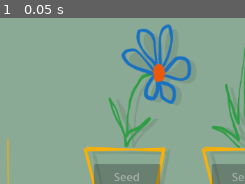
Above: before the commit, frame 1.
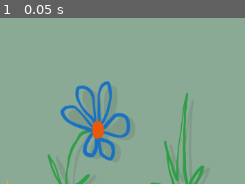
Above: after the commit, the same moment.

Repository: TorusHelm/imiidle
Game: Godot game, scene res://sceens/CompositionPreview.tscn
The game is run twice, just before and just after one commit, with the same random seed, the same clock (stepped at 60 frames per second) and the same inputs. This scene is started directly instead of the project's main scene.
Inputs:
- Up to frame 1 (0.05 s): no input

The runs differ from the first frame. In frame 1, 21% of the frame differs, in the area x 2-100%, y 3-100%.

Commit message:
Rename shared slot layout resource

Diff:
--- /dev/null
+++ b/Game/data/default_slot_layout.tres
@@ -0,0 +1,7 @@
+[gd_resource type="Resource" script_class="SlotLayout" format=3 uid="uid://dhlxyggm3121l"]
+
+[ext_resource type="Script" uid="uid://cy306lgykrnq2" path="res://scripts/slot_layout.gd" id="1_layout"]
+
+[resource]
+script = ExtResource("1_layout")
+slot_area_size = Vector2(170, 280)
--- a/Game/data/default_slot_layout_metrics.tres
+++ /dev/null
@@ -1,8 +0,0 @@
-[gd_resource type="Resource" script_class="SlotLayoutMetrics" format=3]
-
-[ext_resource type="Script" path="res://scripts/slot_layout_metrics.gd" id="1_metrics"]
-
-[resource]
-script = ExtResource("1_metrics")
-slot_area_size = Vector2(170, 281)
-slot_anchor_offset = Vector2(85, 202)
--- a/Pots/DefaultPot/data/pot_default.tres
+++ b/Pots/DefaultPot/data/pot_default.tres
@@ -1,14 +1,14 @@
 [gd_resource type="Resource" script_class="PotDefinition" format=3 uid="uid://cygoi83vimm71"]
 
 [ext_resource type="Script" uid="uid://d3a0qsl3v5l53" path="res://scripts/pot_definition.gd" id="1_pot"]
-[ext_resource type="Resource" path="res://Game/data/default_slot_layout_metrics.tres" id="2_metrics"]
+[ext_resource type="Resource" path="res://Game/data/default_slot_layout.tres" id="2_layout"]
 
 [resource]
 script = ExtResource("1_pot")
 id = "default_pot"
 display_name = "Clay Pot"
 texture_path = "res://Pots/DefaultPot/assets/pot-default.png"
-slot_layout_metrics = ExtResource("2_metrics")
+slot_layout = ExtResource("2_layout")
 pot_texture_position = Vector2(50, 198)
 plant_view_position = Vector2(0, 0)
 plant_attach_point = Vector2(110, 205)
--- a/Pots/OrangePot/data/pot_orange.tres
+++ b/Pots/OrangePot/data/pot_orange.tres
@@ -1,14 +1,14 @@
 [gd_resource type="Resource" script_class="PotDefinition" format=3 uid="uid://vfj2f3piwebi"]
 
 [ext_resource type="Script" uid="uid://d3a0qsl3v5l53" path="res://scripts/pot_definition.gd" id="1_pot"]
-[ext_resource type="Resource" path="res://Game/data/default_slot_layout_metrics.tres" id="2_metrics"]
+[ext_resource type="Resource" path="res://Game/data/default_slot_layout.tres" id="2_layout"]
 
 [resource]
 script = ExtResource("1_pot")
 id = "orange_pot"
 display_name = "Orange Pot"
 texture_path = "res://Pots/OrangePot/assets/pot-orange.png"
-slot_layout_metrics = ExtResource("2_metrics")
+slot_layout = ExtResource("2_layout")
 view_size = Vector2(220, 332)
 pot_texture_position = Vector2(42, 192)
 pot_texture_size = Vector2(136, 126)
--- a/Pots/PurplePot/data/pot_purple.tres
+++ b/Pots/PurplePot/data/pot_purple.tres
@@ -1,14 +1,14 @@
 [gd_resource type="Resource" script_class="PotDefinition" format=3 uid="uid://0m8tp443pwtk"]
 
 [ext_resource type="Script" uid="uid://d3a0qsl3v5l53" path="res://scripts/pot_definition.gd" id="1_pot"]
-[ext_resource type="Resource" path="res://Game/data/default_slot_layout_metrics.tres" id="2_metrics"]
+[ext_resource type="Resource" path="res://Game/data/default_slot_layout.tres" id="2_layout"]
 
 [resource]
 script = ExtResource("1_pot")
 id = "purple_pot"
 display_name = "Purple Pot"
 texture_path = "res://Pots/PurplePot/assets/pot-purp.png"
-slot_layout_metrics = ExtResource("2_metrics")
+slot_layout = ExtResource("2_layout")
 view_size = Vector2(232, 312)
 pot_texture_position = Vector2(46, 193)
 pot_texture_size = Vector2(140, 102)
--- a/Shelfs/ShelfA/data/shelf_a.tres
+++ b/Shelfs/ShelfA/data/shelf_a.tres
@@ -1,7 +1,7 @@
 [gd_resource type="Resource" script_class="ShelfDefinition" format=3 uid="uid://dw7p7gin6ryap"]
 
 [ext_resource type="Script" uid="uid://cucjjk2bjbhk4" path="res://scripts/shelf_definition.gd" id="1_shelf"]
-[ext_resource type="Resource" path="res://Game/data/default_slot_layout_metrics.tres" id="2_metrics"]
+[ext_resource type="Resource" uid="uid://dhlxyggm3121l" path="res://Game/data/default_slot_layout.tres" id="2_layout"]
 
 [resource]
 script = ExtResource("1_shelf")
@@ -12,7 +12,8 @@
 texture_position = Vector2(0, 196)
 texture_size = Vector2(524, 72)
 title_size = Vector2(524, 24)
-slot_layout_metrics = ExtResource("2_metrics")
+slot_layout = ExtResource("2_layout")
 use_slot_grid = true
 slot_grid_columns = 3
-slot_area_origin = Vector2(7, 0)
+slot_area_origin = Vector2(7, 2)
+slot_area_size = Vector2(170, 280)
--- a/Shelfs/ShelfB/data/shelf_b.tres
+++ b/Shelfs/ShelfB/data/shelf_b.tres
@@ -1,21 +1,22 @@
 [gd_resource type="Resource" script_class="ShelfDefinition" format=3 uid="uid://dhc57hueqoa7f"]
 
 [ext_resource type="Script" uid="uid://cucjjk2bjbhk4" path="res://scripts/shelf_definition.gd" id="1_shelf"]
-[ext_resource type="Resource" path="res://Game/data/default_slot_layout_metrics.tres" id="2_metrics"]
+[ext_resource type="Resource" uid="uid://dhlxyggm3121l" path="res://Game/data/default_slot_layout.tres" id="2_layout"]
 
 [resource]
 script = ExtResource("1_shelf")
 id = "shelf_b"
 display_name = "Shelf B"
 texture_path = "res://Shelfs/ShelfB/assets/shelf-two-floor.png"
-slot_layout_metrics = ExtResource("2_metrics")
-view_size = Vector2(771, 562)
+view_size = Vector2(524, 562)
 texture_position = Vector2(0, 0)
-texture_size = Vector2(572, 562)
-title_position = Vector2(0, 528)
-title_size = Vector2(771, 24)
+texture_size = Vector2(524, 650)
+title_position = Vector2(0, 648)
+title_size = Vector2(524, 24)
+slot_layout = ExtResource("2_layout")
 use_slot_grid = true
 slot_grid_columns = 3
 slot_grid_rows = 2
-slot_area_origin = Vector2(95, 0)
-slot_anchor_offset = Vector2(85, 217)
+slot_area_origin = Vector2(7, 82)
+slot_area_size = Vector2(170, 280)
+slot_area_gap = Vector2(0, 42)
--- a/scripts/pot_definition.gd
+++ b/scripts/pot_definition.gd
@@ -2,7 +2,7 @@
 class_name PotDefinition
 extends Resource
 
-const DEFAULT_SLOT_LAYOUT_METRICS: SlotLayoutMetrics = preload("res://Game/data/default_slot_layout_metrics.tres")
+const DEFAULT_SLOT_LAYOUT: SlotLayout = preload("res://Game/data/default_slot_layout.tres")
 
 @export_group("Identity")
 ## Stable internal id used by saves, inventory, and lookups.
@@ -47,10 +47,10 @@
 @export var pot_baseline := Vector2(110.0, 300.0)
 
 @export_group("Slot Fit")
-## Shared slot metrics used as the base unit for this pot.
-@export var slot_layout_metrics: SlotLayoutMetrics
-## Fixed slot work area this pot is designed to fit against. Uses shared metrics when assigned.
-@export var slot_footprint_size := Vector2(170.0, 281.0)
+## Shared slot layout used as the base unit for this pot.
+@export var slot_layout: SlotLayout
+## Fixed slot work area this pot is designed to fit against. Uses shared slot layout when assigned.
+@export var slot_footprint_size := Vector2(170.0, 280.0)
 ## Top-left slot offset relative to the pot baseline.
 @export var slot_footprint_offset := Vector2(-85.0, -202.0)
 
@@ -59,21 +59,21 @@
 	return Rect2(pot_baseline + get_slot_footprint_offset(), get_slot_footprint_size())
 
 
-func get_slot_layout_metrics() -> SlotLayoutMetrics:
-	return slot_layout_metrics if slot_layout_metrics != null else DEFAULT_SLOT_LAYOUT_METRICS
+func get_slot_layout() -> SlotLayout:
+	return slot_layout if slot_layout != null else DEFAULT_SLOT_LAYOUT
 
 
 func get_slot_footprint_size() -> Vector2:
-	if slot_layout_metrics != null:
-		return slot_layout_metrics.slot_area_size
-	if slot_footprint_size != Vector2(170.0, 281.0):
+	if slot_layout != null:
+		return slot_layout.slot_area_size
+	if slot_footprint_size != Vector2(170.0, 280.0):
 		return slot_footprint_size
-	return get_slot_layout_metrics().slot_area_size
+	return get_slot_layout().slot_area_size
 
 
 func get_slot_footprint_offset() -> Vector2:
-	if slot_layout_metrics != null:
-		return -get_slot_layout_metrics().slot_anchor_offset
+	if slot_layout != null:
+		return -get_slot_layout().slot_anchor_offset
 	if slot_footprint_offset != Vector2(-85.0, -202.0):
 		return slot_footprint_offset
-	return -get_slot_layout_metrics().slot_anchor_offset
+	return -get_slot_layout().slot_anchor_offset
--- a/scripts/pot_view.gd
+++ b/scripts/pot_view.gd
@@ -73,7 +73,7 @@
 		return _current_definition.get_slot_footprint_local_rect()
 
 	var marker: Marker2D = get_node("PotBaseline")
-	return Rect2(marker.position + Vector2(-85.0, -202.0), Vector2(170.0, 281.0))
+	return Rect2(marker.position + Vector2(-85.0, -202.0), Vector2(170.0, 280.0))
 
 
 func update_view(pot_instance: PotInstance, can_place_pot: bool, can_plant_seed: bool) -> void:
@@ -193,9 +193,9 @@
 		return
 	if not definition.changed.is_connected(_on_preview_resource_changed):
 		definition.changed.connect(_on_preview_resource_changed)
-	var slot_metrics := definition.get_slot_layout_metrics()
-	if slot_metrics != null and not slot_metrics.changed.is_connected(_on_preview_resource_changed):
-		slot_metrics.changed.connect(_on_preview_resource_changed)
+	var slot_layout := definition.get_slot_layout()
+	if slot_layout != null and not slot_layout.changed.is_connected(_on_preview_resource_changed):
+		slot_layout.changed.connect(_on_preview_resource_changed)
 
 
 func _disconnect_pot_resource(definition: PotDefinition) -> void:
@@ -203,9 +203,9 @@
 		return
 	if definition.changed.is_connected(_on_preview_resource_changed):
 		definition.changed.disconnect(_on_preview_resource_changed)
-	var slot_metrics := definition.get_slot_layout_metrics()
-	if slot_metrics != null and slot_metrics.changed.is_connected(_on_preview_resource_changed):
-		slot_metrics.changed.disconnect(_on_preview_resource_changed)
+	var slot_layout := definition.get_slot_layout()
+	if slot_layout != null and slot_layout.changed.is_connected(_on_preview_resource_changed):
+		slot_layout.changed.disconnect(_on_preview_resource_changed)
 
 
 func _connect_plant_resource(definition: PlantDefinition) -> void:
--- a/scripts/shelf_definition.gd
+++ b/scripts/shelf_definition.gd
@@ -2,7 +2,7 @@
 class_name ShelfDefinition
 extends Resource
 
-const DEFAULT_SLOT_LAYOUT_METRICS: SlotLayoutMetrics = preload("res://Game/data/default_slot_layout_metrics.tres")
+const DEFAULT_SLOT_LAYOUT: SlotLayout = preload("res://Game/data/default_slot_layout.tres")
 
 @export_group("Identity")
 ## Stable internal id used by catalogs and lookups.
@@ -27,8 +27,8 @@
 @export var title_size := Vector2(700.0, 24.0)
 
 @export_group("Slots")
-## Shared slot metrics used as the base unit for shelf work areas.
-@export var slot_layout_metrics: SlotLayoutMetrics
+## Shared slot layout used as the base unit for shelf work areas.
+@export var slot_layout: SlotLayout
 ## When enabled, slot anchors are generated from a fixed slot grid instead of manual positions.
 @export var use_slot_grid := false
 ## Number of slot columns in the working area.
@@ -37,11 +37,11 @@
 @export_range(0, 32, 1) var slot_grid_rows := 1
 ## Top-left origin of the first slot work area.
 @export var slot_area_origin := Vector2.ZERO
-## Fixed work area size for one slot. Uses shared metrics when left empty.
-@export var slot_area_size := Vector2(170.0, 281.0)
+## Fixed work area size for one slot. Uses shared slot layout when left empty.
+@export var slot_area_size := Vector2(170.0, 280.0)
 ## Gap between slot work areas.
 @export var slot_area_gap := Vector2.ZERO
-## Baseline anchor inside one slot work area. Uses shared metrics when left empty.
+## Baseline anchor inside one slot work area. Uses shared slot layout when left empty.
 @export var slot_anchor_offset := Vector2(85.0, 202.0)
 ## Manual anchor points on the shelf where pot baselines are placed.
 @export var slot_positions: Array[Vector2] = []
@@ -98,21 +98,21 @@
 	)
 
 
-func get_slot_layout_metrics() -> SlotLayoutMetrics:
-	return slot_layout_metrics if slot_layout_metrics != null else DEFAULT_SLOT_LAYOUT_METRICS
+func get_slot_layout() -> SlotLayout:
+	return slot_layout if slot_layout != null else DEFAULT_SLOT_LAYOUT
 
 
 func get_slot_area_size() -> Vector2:
-	if slot_layout_metrics != null:
-		return slot_layout_metrics.slot_area_size
-	if slot_area_size != Vector2(170.0, 281.0):
+	if slot_layout != null:
+		return slot_layout.slot_area_size
+	if slot_area_size != Vector2(170.0, 280.0):
 		return slot_area_size
-	return get_slot_layout_metrics().slot_area_size
+	return get_slot_layout().slot_area_size
 
 
 func get_slot_anchor_offset() -> Vector2:
-	if slot_layout_metrics != null:
-		return slot_layout_metrics.slot_anchor_offset
+	if slot_layout != null:
+		return slot_layout.slot_anchor_offset
 	if slot_anchor_offset != Vector2(85.0, 202.0):
 		return slot_anchor_offset
-	return get_slot_layout_metrics().slot_anchor_offset
+	return get_slot_layout().slot_anchor_offset
--- a/scripts/shelf_view.gd
+++ b/scripts/shelf_view.gd
@@ -283,9 +283,9 @@
 		return
 	if not definition.changed.is_connected(_on_preview_resource_changed):
 		definition.changed.connect(_on_preview_resource_changed)
-	var slot_metrics := definition.get_slot_layout_metrics()
-	if slot_metrics != null and not slot_metrics.changed.is_connected(_on_preview_resource_changed):
-		slot_metrics.changed.connect(_on_preview_resource_changed)
+	var slot_layout := definition.get_slot_layout()
+	if slot_layout != null and not slot_layout.changed.is_connected(_on_preview_resource_changed):
+		slot_layout.changed.connect(_on_preview_resource_changed)
 
 
 func _disconnect_shelf_resource(definition: ShelfDefinition) -> void:
@@ -293,9 +293,9 @@
 		return
 	if definition.changed.is_connected(_on_preview_resource_changed):
 		definition.changed.disconnect(_on_preview_resource_changed)
-	var slot_metrics := definition.get_slot_layout_metrics()
-	if slot_metrics != null and slot_metrics.changed.is_connected(_on_preview_resource_changed):
-		slot_metrics.changed.disconnect(_on_preview_resource_changed)
+	var slot_layout := definition.get_slot_layout()
+	if slot_layout != null and slot_layout.changed.is_connected(_on_preview_resource_changed):
+		slot_layout.changed.disconnect(_on_preview_resource_changed)
 
 
 func _connect_pot_resource(definition: PotDefinition) -> void:
@@ -303,9 +303,9 @@
 		return
 	if not definition.changed.is_connected(_on_preview_resource_changed):
 		definition.changed.connect(_on_preview_resource_changed)
-	var slot_metrics := definition.get_slot_layout_metrics()
-	if slot_metrics != null and not slot_metrics.changed.is_connected(_on_preview_resource_changed):
-		slot_metrics.changed.connect(_on_preview_resource_changed)
+	var slot_layout := definition.get_slot_layout()
+	if slot_layout != null and not slot_layout.changed.is_connected(_on_preview_resource_changed):
+		slot_layout.changed.connect(_on_preview_resource_changed)
 
 
 func _disconnect_pot_resource(definition: PotDefinition) -> void:
@@ -313,9 +313,9 @@
 		return
 	if definition.changed.is_connected(_on_preview_resource_changed):
 		definition.changed.disconnect(_on_preview_resource_changed)
-	var slot_metrics := definition.get_slot_layout_metrics()
-	if slot_metrics != null and slot_metrics.changed.is_connected(_on_preview_resource_changed):
-		slot_metrics.changed.disconnect(_on_preview_resource_changed)
+	var slot_layout := definition.get_slot_layout()
+	if slot_layout != null and slot_layout.changed.is_connected(_on_preview_resource_changed):
+		slot_layout.changed.disconnect(_on_preview_resource_changed)
 
 
 func _connect_plant_resource(definition: PlantDefinition) -> void:
--- a/scripts/slot_layout_metrics.gd
+++ b/scripts/slot_layout.gd
@@ -1,11 +1,11 @@
 @tool
-class_name SlotLayoutMetrics
+class_name SlotLayout
 extends Resource
 
 
 @export_group("Slot Area")
 ## Fixed work area size for one slot.
-@export var slot_area_size := Vector2(170.0, 281.0)
+@export var slot_area_size := Vector2(170.0, 280.0)
 ## Baseline anchor inside one slot work area.
 @export var slot_anchor_offset := Vector2(85.0, 202.0)
 
--- a/test/layout/test_shelf_slot_grid.gd
+++ b/test/layout/test_shelf_slot_grid.gd
@@ -4,7 +4,7 @@
 const SHELF_A: ShelfDefinition = preload("res://Shelfs/ShelfA/data/shelf_a.tres")
 const SHELF_B: ShelfDefinition = preload("res://Shelfs/ShelfB/data/shelf_b.tres")
 const DEFAULT_POT: PotDefinition = preload("res://Pots/DefaultPot/data/pot_default.tres")
-const DEFAULT_SLOT_LAYOUT_METRICS: SlotLayoutMetrics = preload("res://Game/data/default_slot_layout_metrics.tres")
+const DEFAULT_SLOT_LAYOUT: SlotLayout = preload("res://Game/data/default_slot_layout.tres")
 
 
 func test_shelf_a_uses_fixed_three_slot_work_area() -> void:
@@ -12,7 +12,7 @@
 
 	assert_true(SHELF_A.use_slot_grid, "Shelf A should use grid-based slot layout.")
 	assert_eq(SHELF_A.get_slot_count(), 3, "Shelf A should resolve to three slots.")
-	assert_eq(positions, [Vector2(180, 202), Vector2(350, 202), Vector2(520, 202)], "Shelf A slots should be derived from the shared slot unit.")
+	assert_eq(positions, [Vector2(92, 204), Vector2(262, 204), Vector2(432, 204)], "Shelf A slots should be derived from the shared slot unit.")
 
 
 func test_shelf_b_reuses_same_slot_unit_across_two_rows() -> void:
@@ -21,18 +21,18 @@
 	assert_true(SHELF_B.use_slot_grid, "Shelf B should use grid-based slot layout.")
 	assert_eq(SHELF_B.get_slot_count(), 6, "Shelf B should resolve to six slots.")
 	assert_eq(positions, [
-		Vector2(180, 217),
-		Vector2(350, 217),
-		Vector2(520, 217),
-		Vector2(180, 498),
-		Vector2(350, 498),
-		Vector2(520, 498),
+		Vector2(92, 284),
+		Vector2(262, 284),
+		Vector2(432, 284),
+		Vector2(92, 606),
+		Vector2(262, 606),
+		Vector2(432, 606),
 	], "Shelf B should stack the same slot unit across rows without changing slot width.")
 
 
-func test_shelf_and_pot_share_the_same_slot_metrics_resource() -> void:
-	assert_same(SHELF_A.get_slot_layout_metrics(), DEFAULT_SLOT_LAYOUT_METRICS, "Shelf A should use the shared slot metrics resource.")
-	assert_same(SHELF_B.get_slot_layout_metrics(), DEFAULT_SLOT_LAYOUT_METRICS, "Shelf B should use the shared slot metrics resource.")
-	assert_same(DEFAULT_POT.get_slot_layout_metrics(), DEFAULT_SLOT_LAYOUT_METRICS, "Default pot should use the shared slot metrics resource.")
+func test_shelf_and_pot_share_the_same_slot_layout_resource() -> void:
+	assert_same(SHELF_A.get_slot_layout(), DEFAULT_SLOT_LAYOUT, "Shelf A should use the shared slot layout resource.")
+	assert_same(SHELF_B.get_slot_layout(), DEFAULT_SLOT_LAYOUT, "Shelf B should use the shared slot layout resource.")
+	assert_same(DEFAULT_POT.get_slot_layout(), DEFAULT_SLOT_LAYOUT, "Default pot should use the shared slot layout resource.")
 	assert_eq(DEFAULT_POT.get_slot_footprint_size(), SHELF_A.get_slot_area_size(), "Pot footprint should match the shared slot size.")
 	assert_eq(DEFAULT_POT.get_slot_footprint_offset(), -SHELF_A.get_slot_anchor_offset(), "Pot footprint origin should be derived from the shared slot anchor.")
Renamed: scripts/slot_layout_metrics.gd.uid -> scripts/slot_layout.gd.uid
